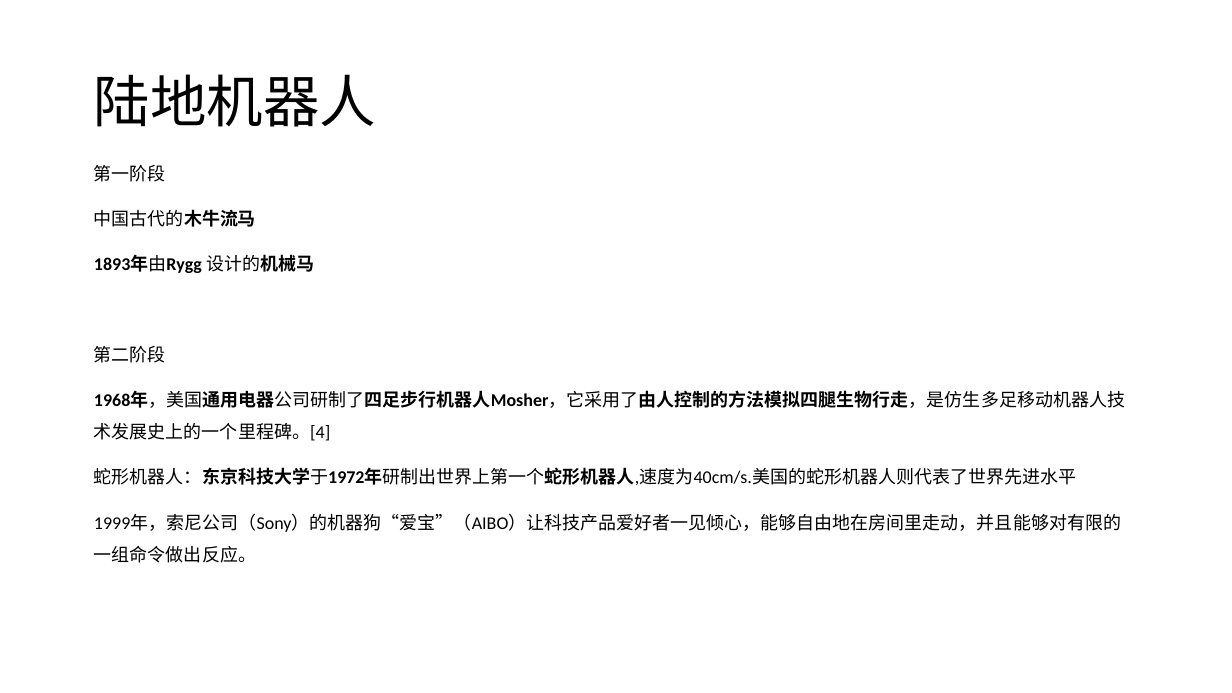
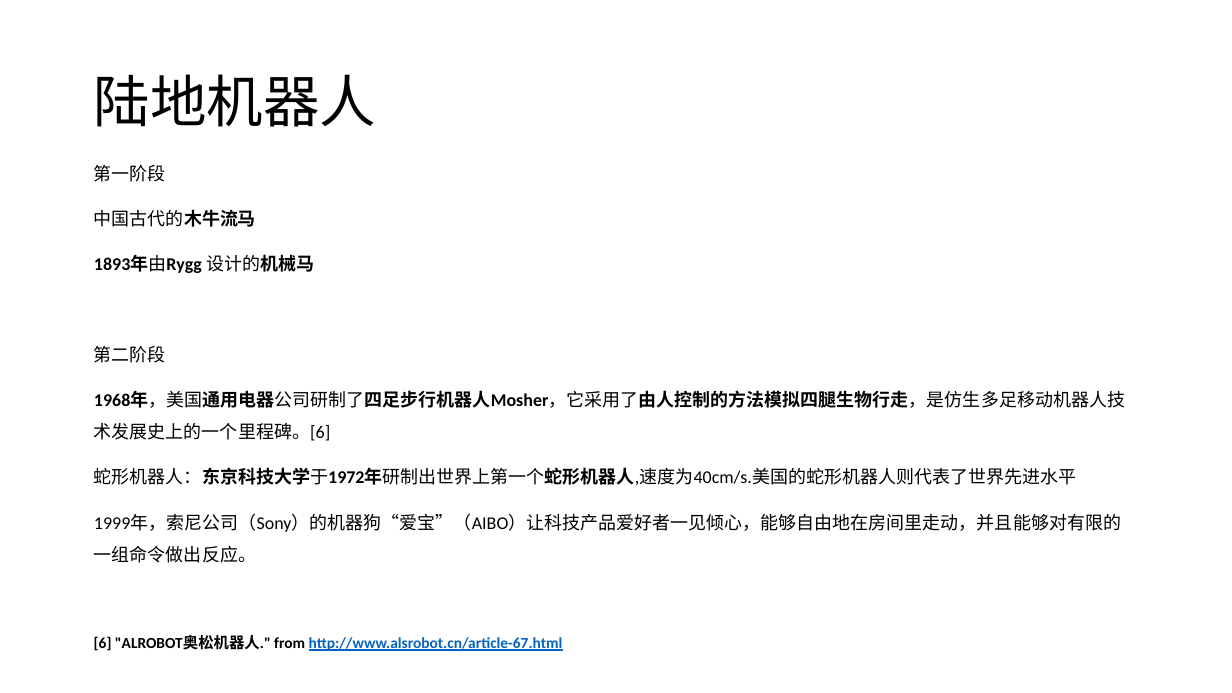
Before and after one commit to LouiValley/Global-Industry-and-Technology-Strategy-2017, a slide deck: slide 9 of weekly_report/group1/第一组第二周-仿生机器人.pptx. Drawn at 1232x693 pixels with LibreOffice and Linux fonts; fonts in the diff are those of the drawing. Boxes give left, top, right and bottom in pixels: in the first picture for what was removed or moved away, otherwise in the second. Text is boxed around its words. In the diff, an @@ line names an element or a change of style, - is before the commit and + after.

```diff
--- a/weekly_report/group1/第一组第二周-仿生机器人.pptx
+++ b/weekly_report/group1/第一组第二周-仿生机器人.pptx
@@ text at [94, 391, 1125, 441]: text changed @@
-1968年，美国通用电器公司研制了四足步行机器人Mosher，它采用了由人控制的方法模拟四腿生物行走，是仿生多足移动机器人技术发展史上的一个里程碑。[4]
+1968年，美国通用电器公司研制了四足步行机器人Mosher，它采用了由人控制的方法模拟四腿生物行走，是仿生多足移动机器人技术发展史上的一个里程碑。[6]
@@ text added at [94, 635, 563, 651], 12 pt, text #0563C1, bold, underline @@
+[6] "ALROBOT奥松机器人." from http://www.alsrobot.cn/article-67.html
```
Also in this commit, not shown: 9 other slides changed, 1 slide added.
